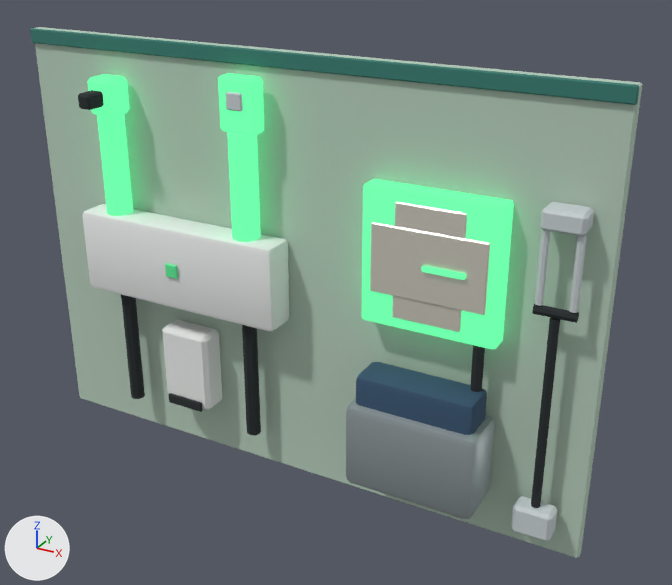
Renders of the glTF model packages/content/assets/models/diagnostic-wall-set.glb from each side of a commit.
Rendered twice from a 50 mm lens placed at (0.608, -0.895, 1.906), pointed at (0.067, 0.088, 1.414). Every picture has the same lights, and +X, +Y and +Z are marked at lower left. The picture after the commit comes second. Vertices at exactly the same position are counted once.

Before the edit, the objects in view are built like this:
```python
me_diagnostic_wall_set = bpy.data.meshes.new('diagnostic-wall-set')
me_diagnostic_wall_set.from_pydata(...)  # 720 vertices, 1332 faces; spans x -0.42..0.42, y 0.009..0.1, z 1.12..1.72
me_diagnostic_wall_set.materials.append(mat_cc_diagnostic_wall_set)
ob_diagnostic_wall_set = bpy.data.objects.new('diagnostic-wall-set', me_diagnostic_wall_set)
ob_diagnostic_wall_set.location = (0.0, 0.0, 0.0)
```
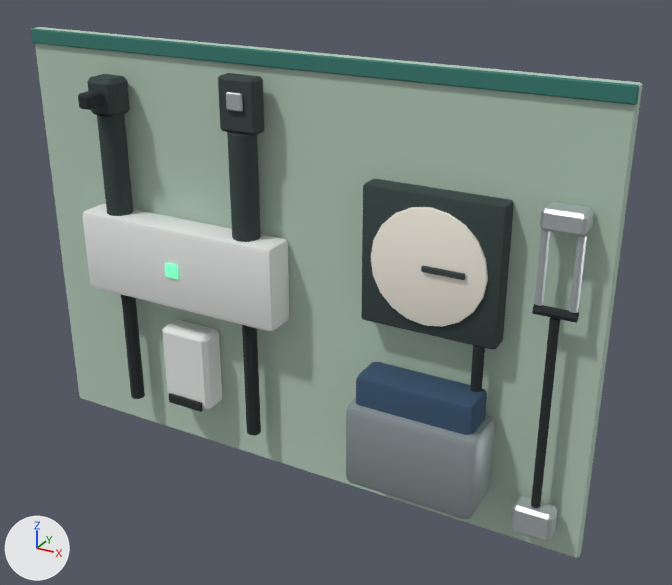
What differs and where, as boxes (x1, y1, x2, y2) in the pictures (672 x 585 px):
part 1 of me_diagnostic_wall_set, rebuilt (29% taller): before (370, 222, 490, 315); after (371, 207, 488, 327)
part 2 of me_diagnostic_wall_set, deleted: before (392, 202, 467, 332)
part 3 of me_diagnostic_wall_set, surface changed (green to grey): (80, 46, 596, 543) in both

Diff of the bpy script that builds the scene:
```diff
--- a/packages/content/assets/models/diagnostic-wall-set.glb.py
+++ b/packages/content/assets/models/diagnostic-wall-set.glb.py
@@ me_diagnostic_wall_set @@
 # used by ob_diagnostic_wall_set; location = (0.0, 0.0, 0.0)
-me_diagnostic_wall_set.from_pydata(...)  # 720 vertices, 1332 faces; spans x -0.42..0.42, y 0.009..0.1, z 1.12..1.72
+me_diagnostic_wall_set.from_pydata(...)  # 792 vertices, 1480 faces; spans x -0.42..0.42, y 0.009..0.1, z 1.12..1.72
+# me_diagnostic_wall_set part 1: the loose piece of 24 vertices spanning x 0.135..0.285, y 0.05..0.056, z 1.445..1.535 is rebuilt with 120 vertices and now spans x 0.135..0.285, y 0.05..0.056, z 1.415..1.565
+# me_diagnostic_wall_set part 2: the loose piece of 24 vertices spanning x 0.165..0.255, y 0.053..0.056, z 1.415..1.565 is deleted
+# me_diagnostic_wall_set part 3: 1028 kept faces spanning x -0.42..0.42, y 0.01..0.1, z 1.12..1.72 get new texture (UV) coordinates
 me_diagnostic_wall_set.materials.append(mat_cc_diagnostic_wall_set)
```
